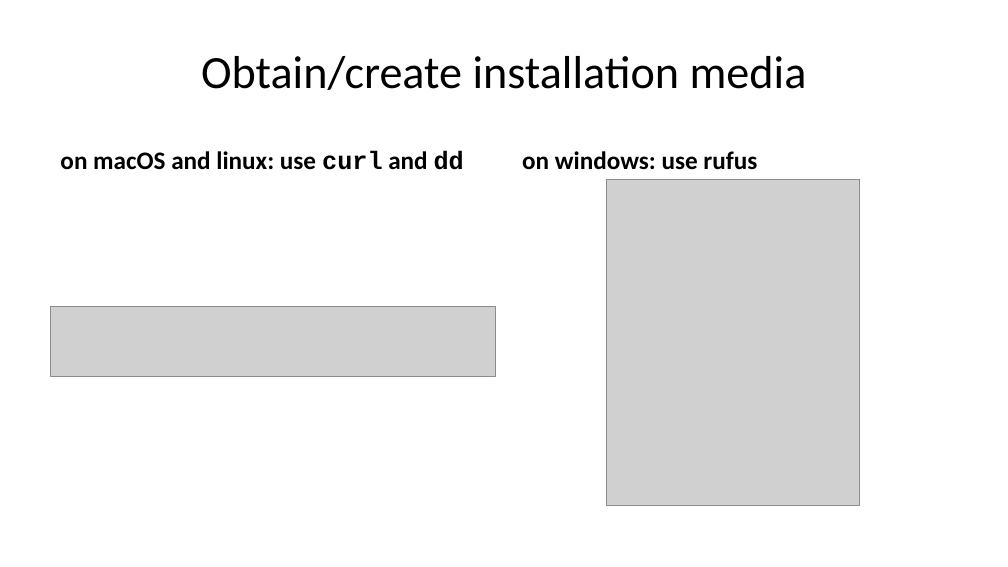
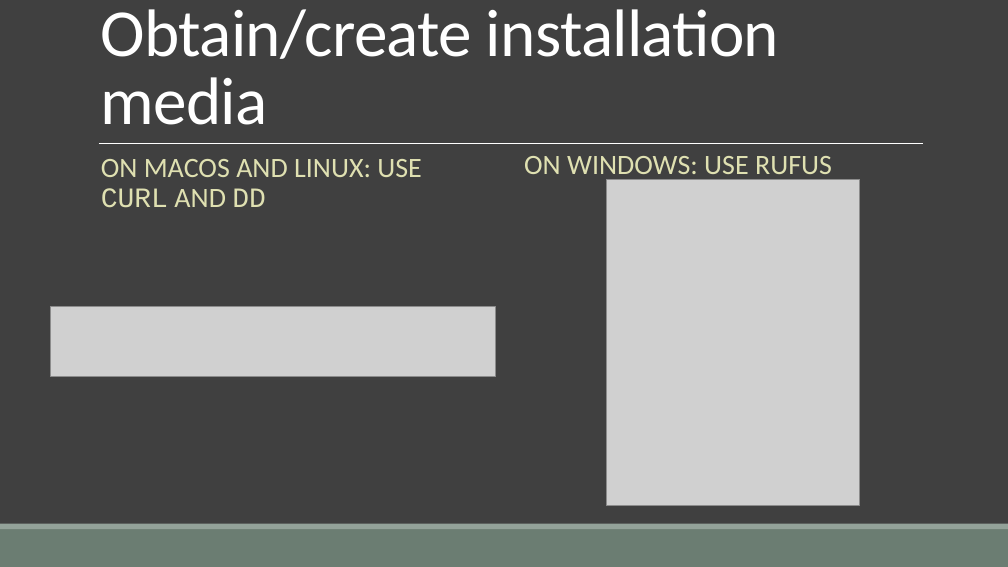
Before and after one commit to dhelgerson/oss-club, a slide deck: slide 9 of archinstall.pptx. Drawn at 1008x567 pixels with LibreOffice and Linux fonts; fonts in the diff are those of the drawing; grey boxes stand for pictures. Boxes give left, top, right and bottom in pixels: in the first picture for what was removed or moved away, otherwise in the second. Text is boxed around its words. In the diff, an @@ line names an element or a change of style, - is before the commit and + after.

```diff
--- a/archinstall.pptx
+++ b/archinstall.pptx
@@ background #FFFFFF to #404040 @@
@@ title "Obtain/create installation media": place and size @@
-title "Obtain/create installation media" at bbox=[201, 56, 807, 90]
+title "Obtain/create installation media" at bbox=[101, 9, 779, 125]
@@ title "Obtain/create installation media" at bbox=[101, 9, 779, 125]: size 33 to 48 pt, text colour #000000 to #FFFFFF, letter spacing 0 to -0.5 pt; alignment centre to left; line spacing 1 to 0.85; vertical alignment middle to bottom @@
@@ line added from (99, 144) to (922, 144), #FFFFFF 0.5 pt @@
@@ text "ON WINDOWS: USE RUFUS" at bbox=[524, 156, 832, 181]: vertical alignment bottom to middle @@
@@ text "ON MACOS AND LINUX: USE ..." at bbox=[101, 159, 422, 208]: vertical alignment bottom to middle @@
@@ text at bbox=[101, 159, 422, 208]: text changed; size 18 to 20 pt; text colour #000000 to #DFE0B1; bold off @@
-on macOS and linux: use curl and dd
+ON MACOS AND LINUX: USE CURL AND DD
@@ text at bbox=[524, 156, 832, 181]: text changed; size 18 to 20 pt; text colour #000000 to #DFE0B1; bold off @@
-on windows: use rufus
+ON WINDOWS: USE RUFUS
@@ rectangle added at bbox=[0, 529, 1008, 567], fill #6B7D72 @@
@@ rectangle added at bbox=[0, 524, 1008, 529], fill #93A299 @@
```
Also in this commit, not shown: 23 other slides changed.
